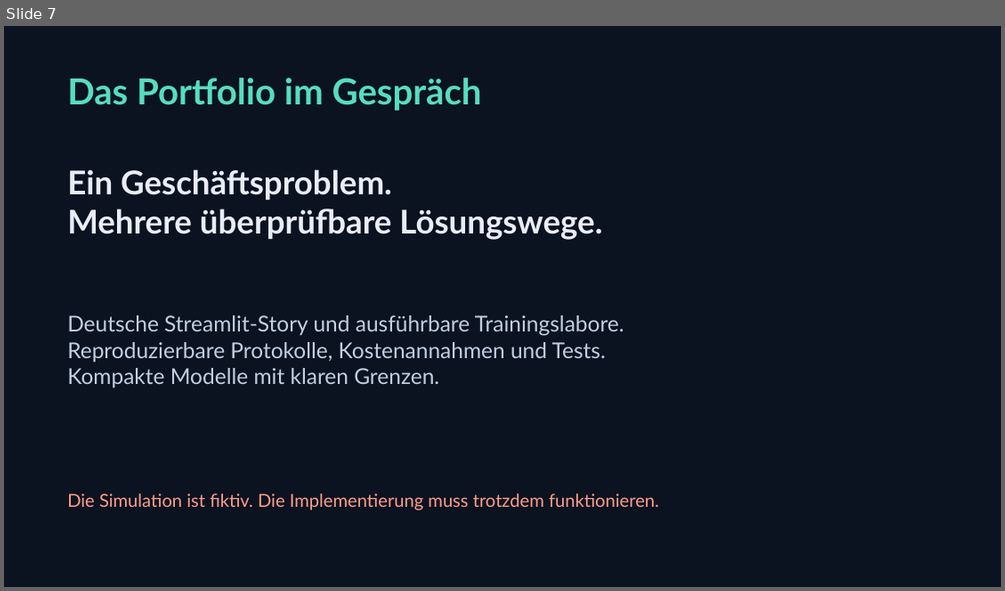
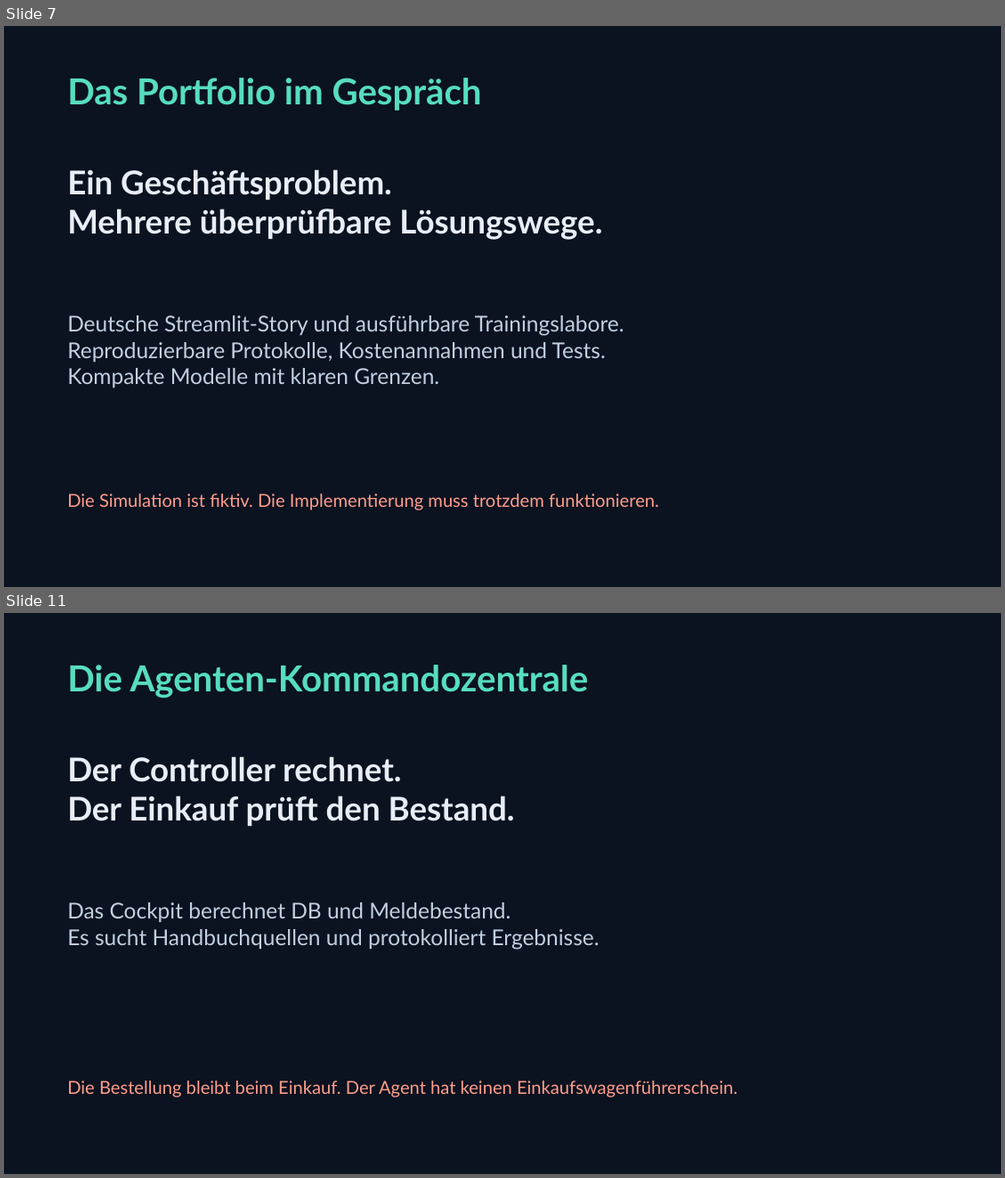
Before and after one commit to botsandbolts/Flight, a slide deck: assets/FLIGHT_Praesentation.pptx. Shown one above the other, each under a label of ours: slide 7 before the commit, slides 7 and 11 after it; the slides between them are not shown. The pictures are 1005x591 and 1005x1178 pixels, drawn with LibreOffice and Linux fonts; fonts in the diff are those of the drawing. Boxes give left, top, right and bottom in pixels: in the first picture for what was removed or moved away, otherwise in the second. Text is boxed around its words. In the diff, an @@ line names an element or a change of style, - is before the commit and + after.

Commit message:
Expand German AI organisation story, agent workflows, provider adapters and 15-slide presentation

```diff
--- a/assets/FLIGHT_Praesentation.pptx
+++ b/assets/FLIGHT_Praesentation.pptx
@@ slide 11 added at box(4, 613, 1001, 1174), background #0B1220 @@
@@ text added at box(67, 665, 589, 698), 34.5 pt, text #56DDC0, bold @@
+Die Agenten-Kommandozentrale
@@ text added at box(67, 756, 515, 826), 31.5 pt, text #E8EDF6, bold @@
+Der Controller rechnet.
+Der Einkauf prüft den Bestand.
@@ text added at box(67, 902, 599, 949), 21 pt, text #C1D0E1 @@
+Das Cockpit berechnet DB und Meldebestand.
+Es sucht Handbuchquellen und protokolliert Ergebnisse.
@@ text added at box(67, 1080, 737, 1097), 17.2 pt, text #FF9D8A @@
+Die Bestellung bleibt beim Einkauf. Der Agent hat keinen Einkaufswagenführerschein.
```
Also in this commit, not shown: 7 other slides added, 21 other files.
